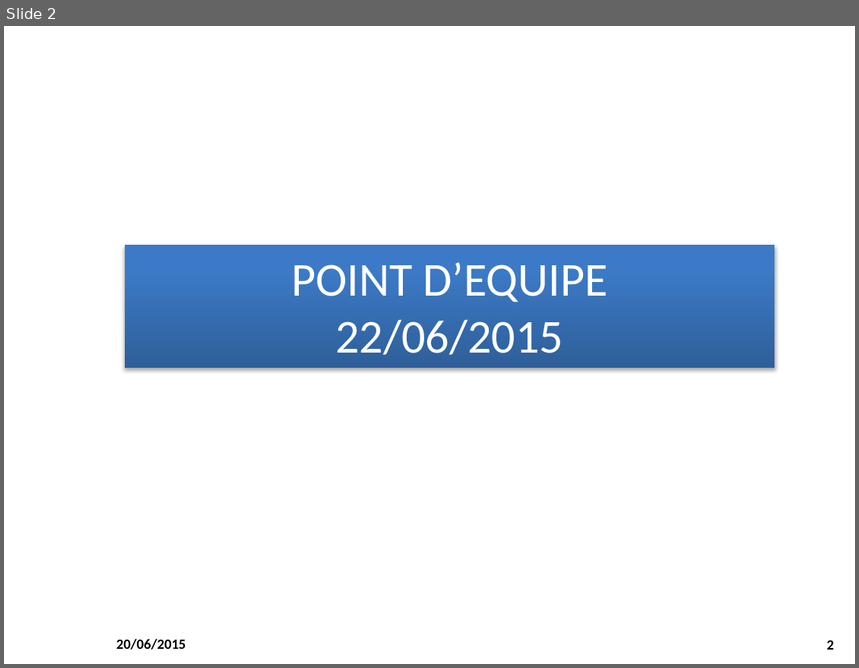
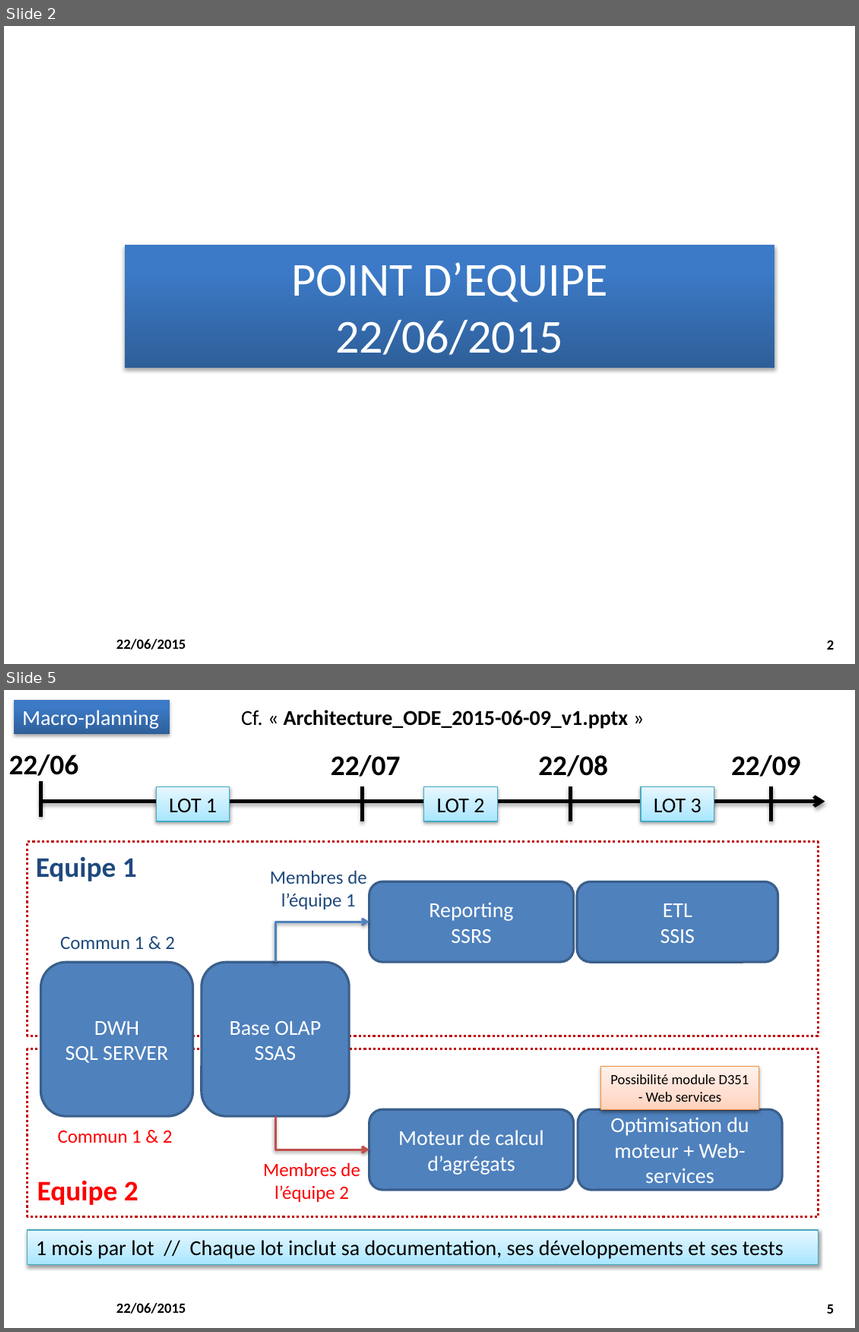
Before and after one commit to M2SIID-ODE/Projet_ODE, a slide deck: Documentation/4 - Suivi projet/Point_Equipe_2015-06_22.pptx. Shown one above the other, each under a label of ours: slide 2 before the commit, slides 2 and 5 after it; the slides between them are not shown. The pictures are 859x668 and 859x1332 pixels, drawn with LibreOffice and Linux fonts; fonts in the diff are those of the drawing; background and template pictures are left out. Boxes give left, top, right and bottom in pixels: in the first picture for what was removed or moved away, otherwise in the second. Text is boxed around its words. In the diff, an @@ line names an element or a change of style, - is before the commit and + after.

Commit message:
Point d'équipe du 22/06
Point d'équipe du 22/06

```diff
--- a/Documentation/4 - Suivi projet/Point_Equipe_2015-06_22.pptx
+++ b/Documentation/4 - Suivi projet/Point_Equipe_2015-06_22.pptx
@@ slide 5 added at box(4, 690, 855, 1328), background #FFFFFF; not listed: 2 template elements that a slide beside it also shows @@
@@ rectangle added at box(14, 700, 170, 734), fill gradient #2F5F99 to #3D7CC7 to #3A7CCB, 18 pt, text #FFFFFF @@
+Macro-planning
@@ text added at box(241, 710, 628, 729), 18 pt, text #000000, bold @@
+Cf. « Architecture_ODE_2015-06-09_v1.pptx »
@@ text added at box(9, 754, 79, 782), 24 pt, text #000000, bold @@
+22/06
@@ text added at box(331, 755, 401, 777), 24 pt, text #000000, bold @@
+22/07
@@ text added at box(538, 755, 608, 777), 24 pt, text #000000, bold @@
+22/08
@@ text added at box(731, 755, 801, 777), 24 pt, text #000000, bold @@
+22/09
@@ arrow added from (40, 802) to (826, 802), #000000 3 pt @@
@@ line added from (40, 781) to (40, 817), #000000 3 pt @@
@@ rectangle added at box(156, 787, 230, 821), fill gradient #A7E6FF to #C1EDFF to #E7F8FF, outline #46AAC5 0.75 pt, 18 pt, text #000000 @@
+LOT 1
@@ line added from (363, 787) to (363, 822), #000000 3 pt @@
@@ rectangle added at box(424, 787, 498, 821), fill gradient #A7E6FF to #C1EDFF to #E7F8FF, outline #46AAC5 0.75 pt, 18 pt, text #000000 @@
+LOT 2
@@ line added from (570, 787) to (570, 822), #000000 3 pt @@
@@ rectangle added at box(641, 787, 714, 821), fill gradient #A7E6FF to #C1EDFF to #E7F8FF, outline #46AAC5 0.75 pt, 18 pt, text #000000 @@
+LOT 3
@@ line added from (772, 787) to (772, 822), #000000 3 pt @@
@@ rectangle added at box(28, 841, 819, 1036), outline #C00000 2 pt dashed @@
@@ text added at box(36, 857, 137, 882), 24 pt, text #1F497D, bold @@
+Equipe 1
@@ text added at box(270, 870, 367, 910), 16 pt, text #1F497D @@
+Membres de l’équipe 1
@@ rounded rectangle added at box(369, 882, 573, 961), fill #4F81BD, outline #3A5F8C 2 pt, 18 pt, text #FFFFFF @@
+Reporting
+SSRS
@@ rounded rectangle added at box(577, 882, 778, 961), fill #4F81BD, outline #3A5F8C 2 pt, 18 pt, text #FFFFFF @@
+ETL
+SSIS
@@ text added at box(60, 937, 175, 949), 16 pt, text #1F497D @@
+Commun 1 & 2
@@ elbow arrow added from (275, 962) to (369, 923), #4F81BD 2 pt @@
@@ rounded rectangle added at box(40, 962, 193, 1116), fill #4F81BD, outline #3A5F8C 2 pt, 18 pt, text #FFFFFF @@
+DWH
+SQL SERVER
@@ rounded rectangle added at box(202, 962, 349, 1116), fill #4F81BD, outline #3A5F8C 2 pt, 18 pt, text #FFFFFF @@
+Base OLAP
+SSAS
@@ rectangle added at box(28, 1049, 819, 1217), outline #C00000 2 pt dashed @@
@@ rectangle added at box(601, 1067, 759, 1110), fill gradient #FFD2BD to #FFDED0 to #FFF2ED, outline #F69240 0.75 pt, 12 pt, text #000000 @@
+Possibilité module D351 - Web services
@@ elbow arrow added from (275, 1116) to (369, 1150), #C0504D 2 pt @@
@@ rounded rectangle added at box(369, 1110, 573, 1189), fill #4F81BD, outline #3A5F8C 2 pt, 18 pt, text #FFFFFF @@
+Moteur de calcul d’agrégats
@@ rounded rectangle added at box(578, 1110, 782, 1189), fill #4F81BD, outline #3A5F8C 2 pt, 18 pt, text #FFFFFF @@
+Optimisation du moteur + Web-services
@@ text added at box(58, 1131, 173, 1144), 16 pt, text #FF0000 @@
+Commun 1 & 2
@@ text added at box(263, 1163, 360, 1202), 16 pt, text #FF0000 @@
+Membres de l’équipe 2
@@ text added at box(37, 1181, 139, 1205), 24 pt, text #FF0000, bold @@
+Equipe 2
@@ rectangle added at box(28, 1230, 819, 1265), fill gradient #A7E6FF to #C1EDFF to #E7F8FF, outline #46AAC5 0.75 pt, 18 pt, text #000000 @@
+1 mois par lot // Chaque lot inclut sa documentation, ses développements et ses tests
@@ slide 2 changed as well @@
@@ text at box(116, 639, 186, 650): text changed @@
-20/06/2015
+22/06/2015
```
Also in this commit, not shown: 3 other slides changed, 5 other slides added, 2 slides removed.
